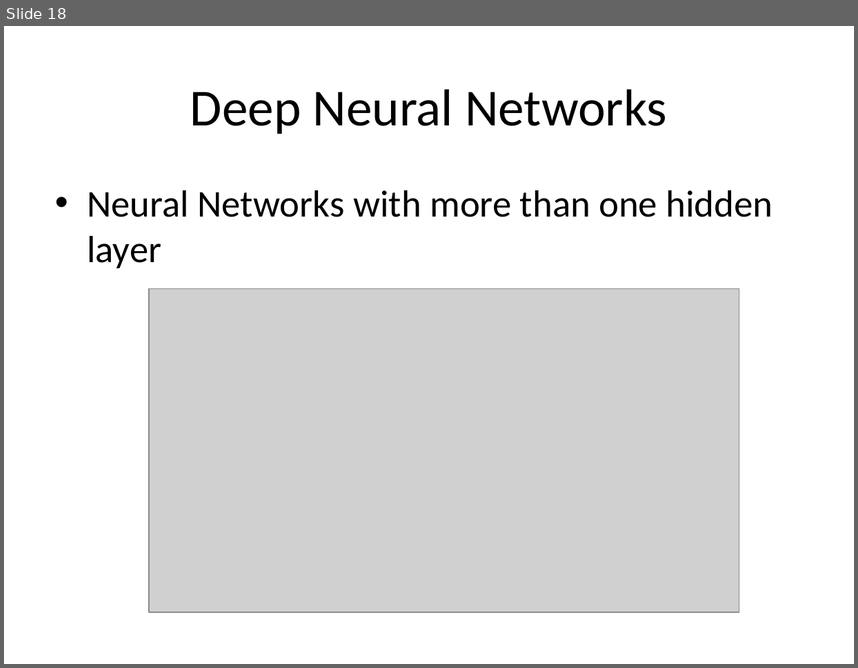
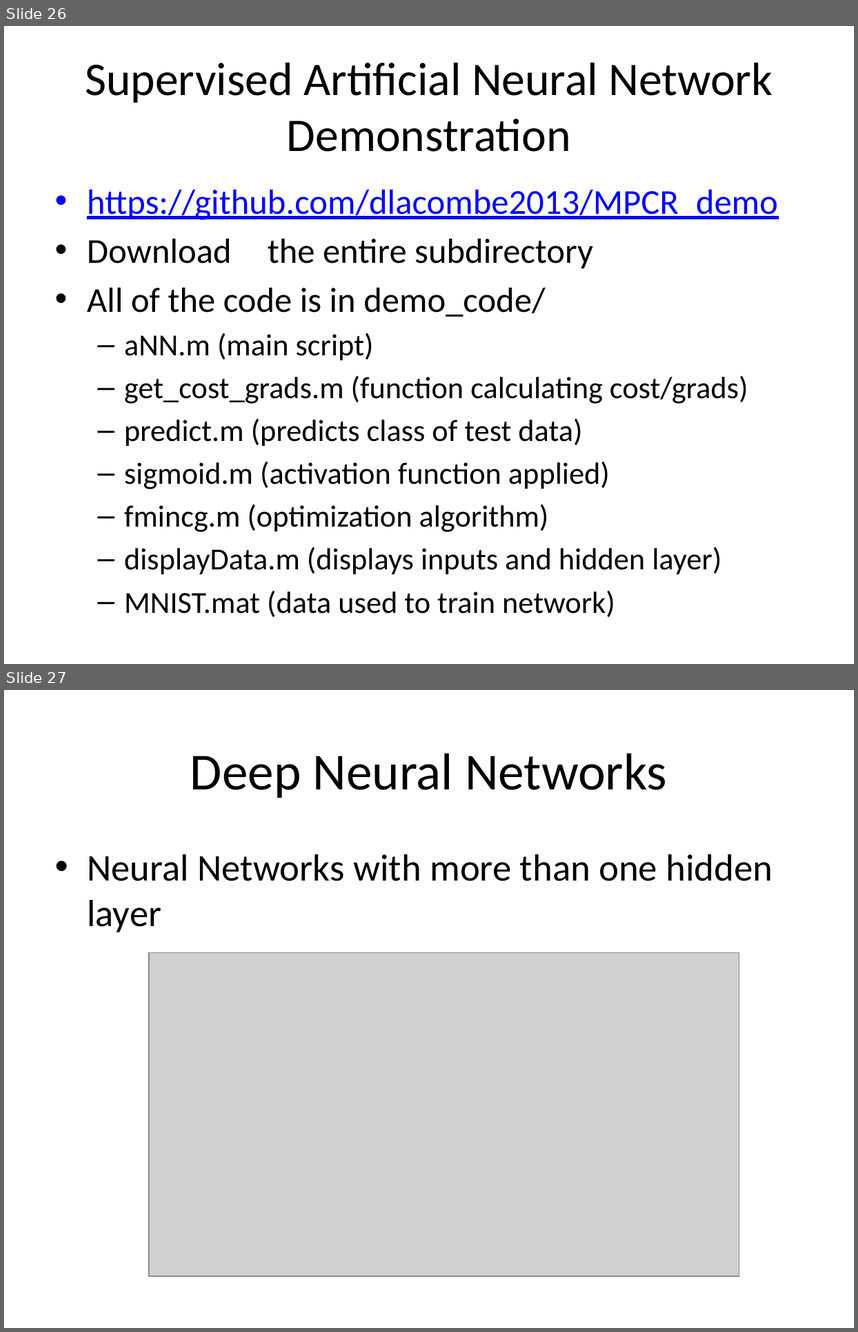
Before and after one commit to dlacombejr/MPCR_demo, a slide deck: aNN_presentation.pptx. Shown one above the other, each under a label of ours: slide 18 before the commit, slides 26 and 27 after it. The pictures are 858x668 and 858x1332 pixels, drawn with LibreOffice and Linux fonts; fonts in the diff are those of the drawing; grey boxes stand for pictures. Boxes give left, top, right and bottom in pixels: in the first picture for what was removed or moved away, otherwise in the second. Text is boxed around its words. In the diff, an @@ line names an element or a change of style, - is before the commit and + after.

```diff
--- a/aNN_presentation.pptx
+++ b/aNN_presentation.pptx
@@ slide 26 added at (x1=4, y1=26, x2=854, y2=664), background #FFFFFF @@
@@ title added at (x1=85, y1=63, x2=773, y2=152), 39.6 pt, text #000000 @@
+Supervised Artificial Neural Network Demonstration
@@ text added at (x1=87, y1=190, x2=778, y2=617), 25.9 pt, text #000000 @@
+• https://github.com/dlacombe2013/MPCR_demo
+• Download the entire subdirectory
+• All of the code is in demo_code/
+  – aNN.m (main script)
+  – get_cost_grads.m (function calculating cost/grads)
+  – predict.m (predicts class of test data)
+  – sigmoid.m (activation function applied)
+  – fmincg.m (optimization algorithm)
+  – displayData.m (displays inputs and hidden layer)
+  – MNIST.mat (data used to train network)
@@ what was slide 18 is now slide 27 @@
```
Also in this commit, not shown: 13 slides changed, 8 other slides added, 3 other files.
